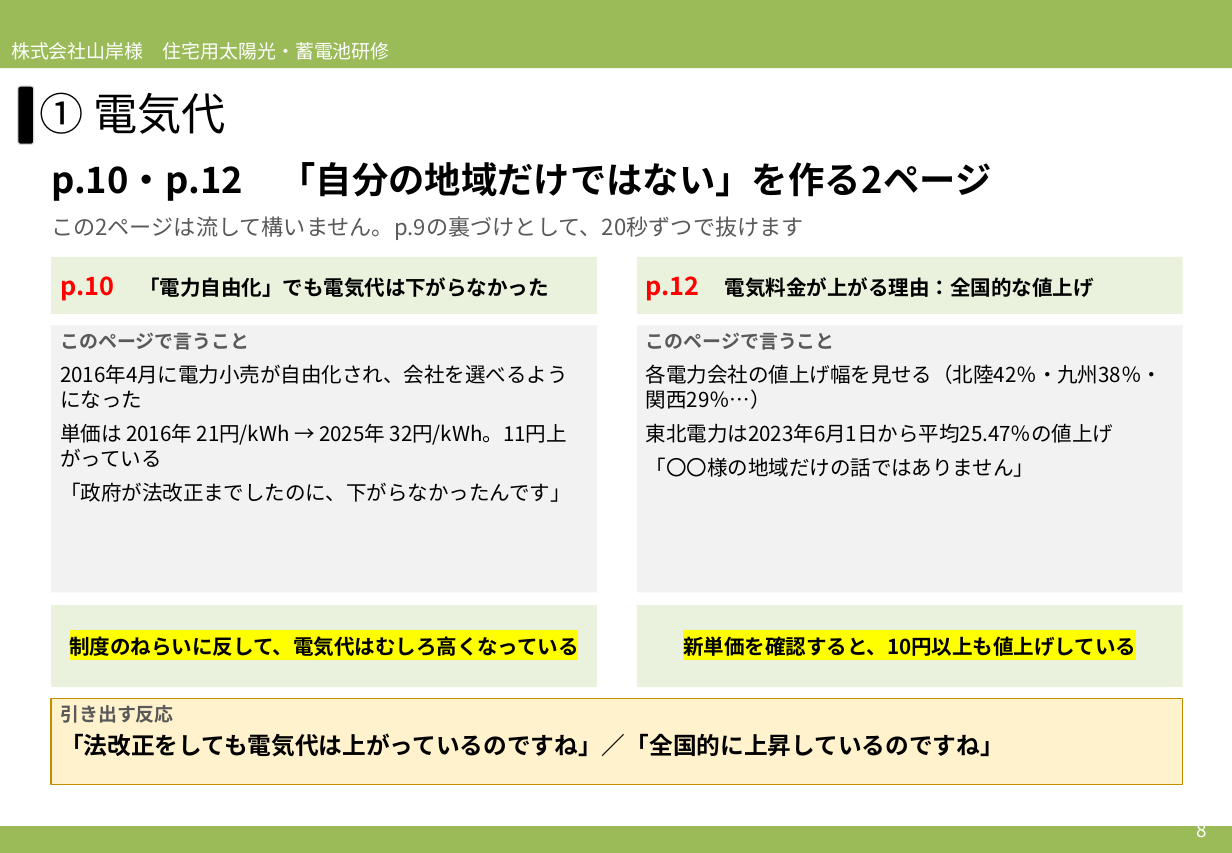
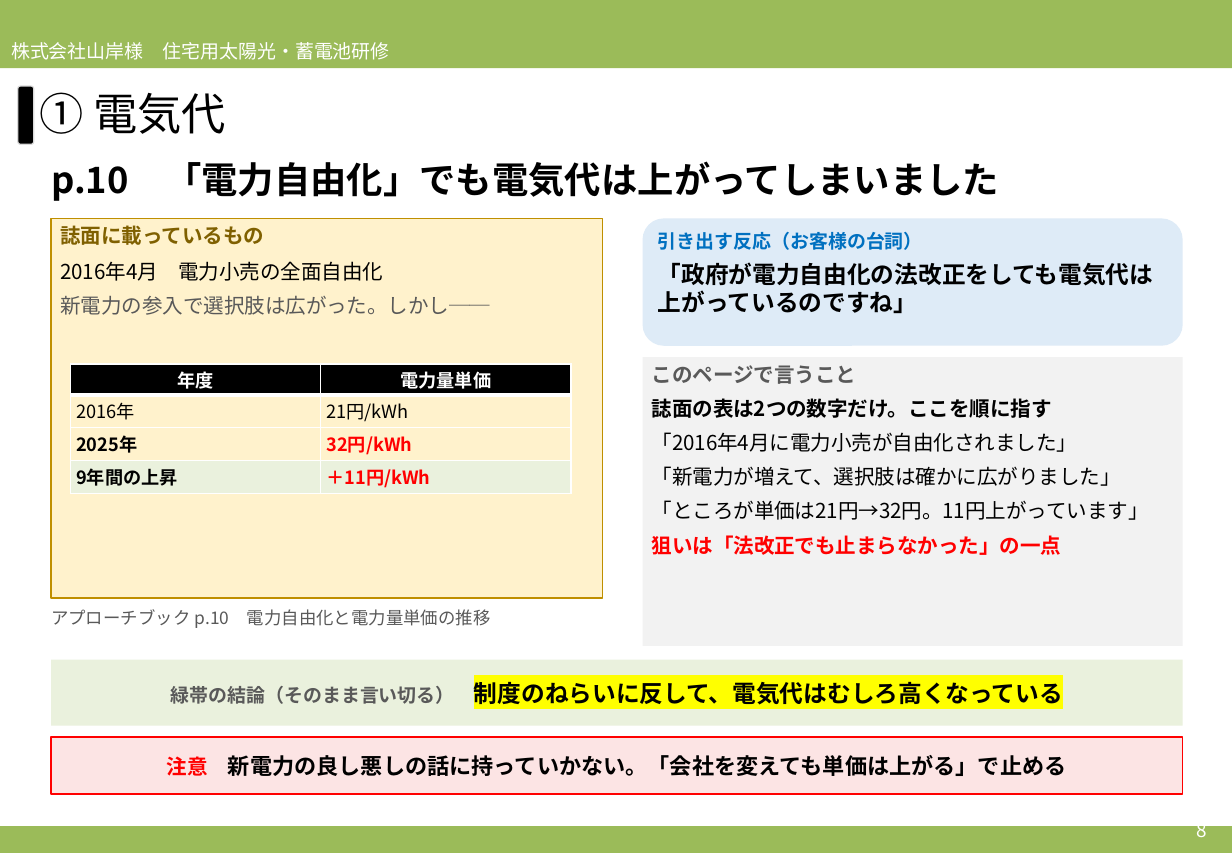
Before and after one commit to soshiro-iki-sys/-, a slide deck: slide 8 of slides/2026営業研修_必要性訴求パート_アプローチブックの伝え方.pptx. Drawn at 1232x853 pixels with LibreOffice and Linux fonts; fonts in the diff are those of the drawing. Boxes give left, top, right and bottom in pixels: in the first picture for what was removed or moved away, otherwise in the second. Text is boxed around its words. In the diff, an @@ line names an element or a change of style, - is before the commit and + after.

```diff
--- a/slides/2026営業研修_必要性訴求パート_アプローチブックの伝え方.pptx
+++ b/slides/2026営業研修_必要性訴求パート_アプローチブックの伝え方.pptx
@@ text at [51,161,999,201]: text changed @@
-p.10・p.12 「自分の地域だけではない」を作る2ページ
+p.10 「電力自由化」でも電気代は上がってしまいました
@@ text removed at [51,216,804,240] @@
-この2ページは流して構いません。p.9の裏づけとして、20秒ずつで抜けます
@@ rectangle added at [51,218,603,598], fill #FFF2CC, outline #BF8F00 1 pt, 13 pt, text #595959 @@
+誌面に載っているもの
+2016年4月 電力小売の全面自由化
+新電力の参入で選択肢は広がった。しかし──
@@ rounded rectangle added at [643,218,1183,346], fill #DEEBF7, 15 pt, text #000000, bold @@
+引き出す反応（お客様の台詞）
+「政府が電力自由化の法改正をしても電気代は上がっているのですね」
@@ rectangle removed at [51,257,597,314] @@
-p.10 「電力自由化」でも電気代は下がらなかった
@@ rectangle removed at [637,257,1183,314] @@
-p.12 電気料金が上がる理由：全国的な値上げ
@@ rectangle removed at [51,325,597,593] @@
-このページで言うこと
-2016年4月に電力小売が自由化され、会社を選べるようになった
-単価は 2016年 21円/kWh → 2025年 32円/kWh。11円上がっている
-「政府が法改正までしたのに、下がらなかったんです」
@@ rectangle removed at [637,325,1183,593] @@
-このページで言うこと
-各電力会社の値上げ幅を見せる（北陸42％・九州38％・関西29％…）
-東北電力は2023年6月1日から平均25.47％の値上げ
-「〇〇様の地域だけの話ではありません」
@@ rectangle added at [643,357,1183,646], fill #F2F2F2, 13 pt, text #000000 @@
+このページで言うこと
+誌面の表は2つの数字だけ。ここを順に指す
+「2016年4月に電力小売が自由化されました」
+「新電力が増えて、選択肢は確かに広がりました」
+「ところが単価は21円→32円。11円上がっています」
+狙いは「法改正でも止まらなかった」の一点
@@ table added at [71,364,571,494], 4 rows, 2 columns @@
+年度 | 電力量単価
+2016年 | 21円/kWh
+2025年 | 32円/kWh
+9年間の上昇 | ＋11円/kWh
@@ text added at [51,609,491,628], 11 pt, text #595959 @@
+アプローチブック p.10 電力自由化と電力量単価の推移
@@ rectangle "緑帯の結論（そのまま言い切る） 制度のねらいに反して、電気代はむしろ高くなっている": place and size @@
-rectangle "緑帯の結論（そのまま言い切る） 制度のねらいに反して、電気代はむしろ高くなっている" at [51,605,597,687]
+rectangle "緑帯の結論（そのまま言い切る） 制度のねらいに反して、電気代はむしろ高くなっている" at [51,660,1183,726]
@@ text in rectangle at [171,682,1063,705]: text changed; size 13 to 15 pt @@
-制度のねらいに反して、電気代はむしろ高くなっている
+緑帯の結論（そのまま言い切る） 制度のねらいに反して、電気代はむしろ高くなっている
@@ rectangle removed at [51,698,1183,785] @@
-引き出す反応
-「法改正をしても電気代は上がっているのですね」／「全国的に上昇しているのですね」
@@ rectangle "注意 新電力の良し悪しの話に持っていかない。「会社を変えても単価は上がる」で止める": place and size @@
-rectangle "注意 新電力の良し悪しの話に持っていかない。「会社を変えても単価は上がる」で止める" at [637,605,1183,687]
+rectangle "注意 新電力の良し悪しの話に持っていかない。「会社を変えても単価は上がる」で止める" at [51,737,1183,794]
@@ rectangle "注意 新電力の良し悪しの話に持っていかない。「会社を変えても単価は上がる」で止める" at [51,737,1183,794]: fill #EAF1DD to #FCE4E4; outline none to #FF0000 1 pt @@
@@ text in rectangle at [167,755,1067,776]: text changed; size 13 to 14 pt @@
-新単価を確認すると、10円以上も値上げしている
+注意 新電力の良し悪しの話に持っていかない。「会社を変えても単価は上がる」で止める
```
Also in this commit, not shown: 18 other slides changed, 3 slides added, 2 other files.
